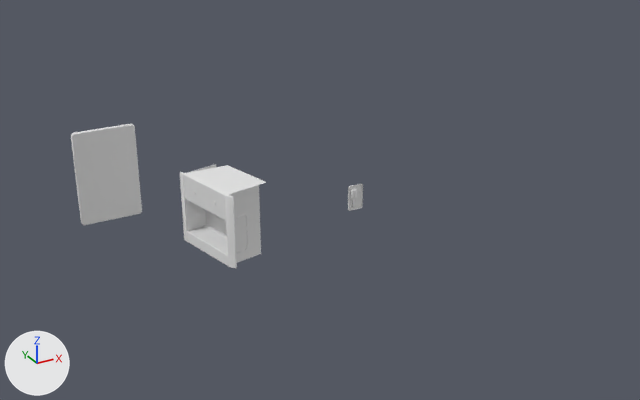
What one commit did to the FBX model Assets/Fbx/Vagon_SkewCorridor/Vagon_SkewCorridor_Eqipment_01.fbx.
Camera for both pictures: a 50 mm lens placed at (6.82, -4.68, 5.35), pointed at (9.62, 0.42, 2.8). Lighting does not change. The marker at lower left points along +X, +Y and +Z. Where no turn or scale is listed for an object, it has been applied to the vertices. Vertices at the same position are counted once.

Objects in the first picture: 'Vagon_SkewCorridor_Eqipment_01'.
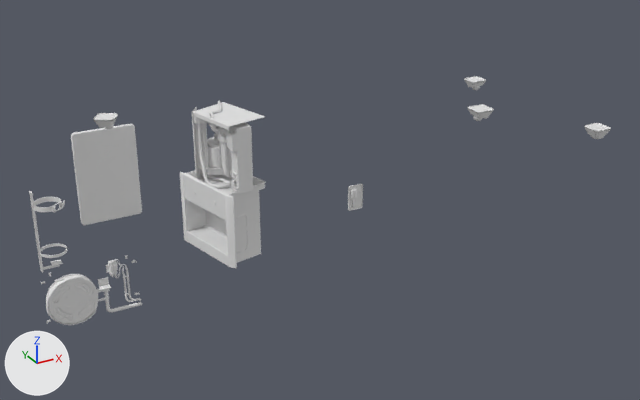
Pixel boxes [x1, y1, x2, y2] of what changed, in the pictures (640 x 400 px):
'Vagon_SkewCorridor_Eqipment_01', reshaped (99% wider, 72% taller): before [71, 124, 363, 268]; after [29, 76, 611, 325]
part 1 of me_vagon_skewcorridor_eqipment_01, added: after [29, 101, 266, 325]
part 2 of me_vagon_skewcorridor_eqipment_01, added: after [464, 76, 611, 139]

Edits to the bpy script that builds the scene:
```text
Change me_vagon_skewcorridor_eqipment_01:
    used by ob_vagon_skewcorridor_eqipment_01; location = (0.0, 0.0, 0.0)
    remove me_vagon_skewcorridor_eqipment_01.from_pydata(...)  # 993 vertices, 945 faces; spans x 8.17..9.45, y -0.48..1.53, z 2.2..3.29
    add me_vagon_skewcorridor_eqipment_01.from_pydata(...)  # 10907 vertices, 10532 faces; spans x 7.8..11.2, y -0.73..1.53, z 1.7..3.56
    me_vagon_skewcorridor_eqipment_01 part 1: 8512 vertices added at x 7.8..9.46, y 0.66..1.5, z 1.7..3.56
    me_vagon_skewcorridor_eqipment_01 part 2: 1390 vertices added at x 9.36..11.2, y -0.73..0.71, z 3.25..3.56
```
